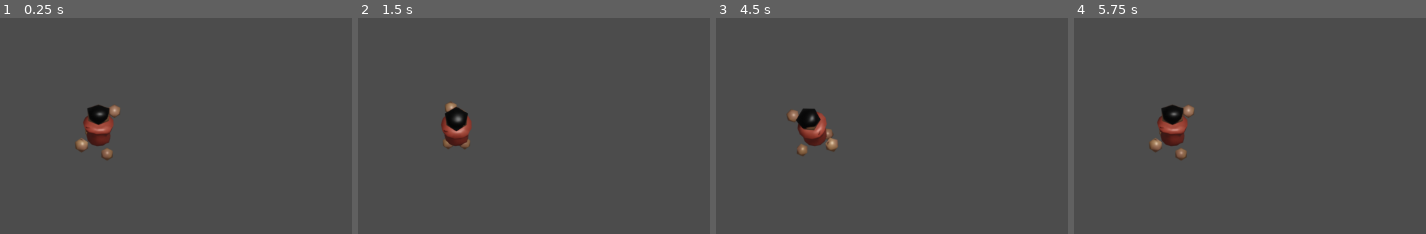
Above: before the commit, frames 1-4 (left to right).
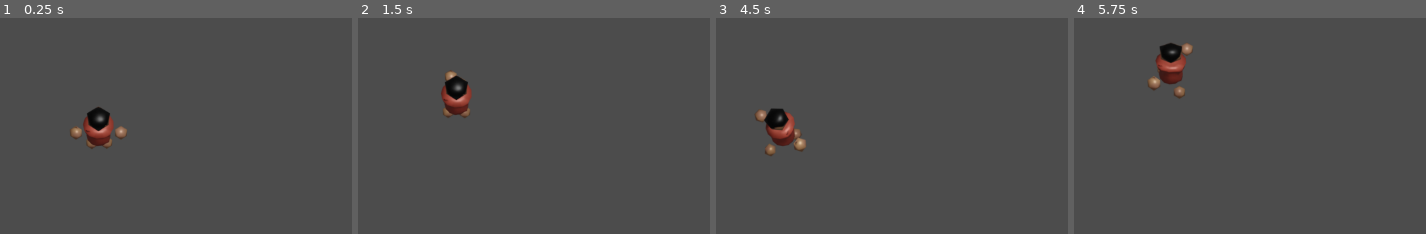
Above: after the commit, the same moments.

Repository: lewyche/Fish-Market-Simulator-2D
Game: Godot game, scene res://Nodes/Player.tscn
The game is run twice, just before and just after one commit, with the same random seed, the same clock (stepped at 60 frames per second) and the same inputs. This scene is started directly instead of the project's main scene.
Inputs (mouse positions are in pixels of both pictures, inside the frame that each line leads up to):
- Up to frame 1 (0.25 s): no input
- Up to frame 2 (1.5 s): tap Enter at 0.5 s; move the mouse to (498, 128) at 0.52 s; hold W (Up) from 0.53 s (still down); click (498, 128) at 0.6 s; move the mouse to (417, 132) at 1.27 s; right-click (417, 132) at 1.35 s
- Up to frame 3 (4.5 s): click (775, 132) at 1.55 s; move the mouse to (895, 30) at 2.02 s; release W (Up) at 2.03 s; hold D (Right) 2.03-2.78 s; click (895, 30) at 2.1 s; tap Space at 2.75, 4.25 s; move the mouse to (775, 221) at 2.77 s; hold W (Up) 2.78-3.53 s; tap P (open_market) at 2.85 s; click (775, 221) at 3.05 s; tap Enter at 3.5 s; move the mouse to (1053, 197) at 3.52 s; hold A (Left) from 3.53 s (still down); click (1053, 197) at 3.6 s; move the mouse to (outside the picture) at 4.27 s; right-click (outside the picture) at 4.35 s
- Up to frame 4 (5.75 s): click (outside the picture) at 4.55 s; move the mouse to (1183, 130) at 5.02 s; release A (Left) at 5.03 s; hold W (Up) from 5.03 s (still down); click (1183, 130) at 5.1 s

The runs differ from the first frame. In frame 1, 1.4% of the frame differs, in the area x 19-37%, y 40-66%; in frame 2, 2.4%; in frame 3, 3.1%; in frame 4, 3.3%, in the area x 21-35%, y 11-66%.

Commit message:
Working Camera

Diff:
--- /dev/null
+++ b/Assets/Scripts/Camera.gd
@@ -0,0 +1,7 @@
+extends Camera2D
+
+
+func _process(delta):
+
+	position.x = get_parent().position.x
+	position.y = get_parent().position.y
--- a/Assets/Scripts/Fish Market Panel.gd
+++ b/Assets/Scripts/Fish Market Panel.gd
@@ -21,7 +21,7 @@
 
 var curr_fish_name = ""
 
-onready var player = get_parent().get_parent().get_node("WorldCanvas").get_node("Player")
+onready var player = get_parent().get_parent().get_node("Player")
 onready var inventory = get_parent().get_node("Escape").get_node("Inventory")
 
 enum direction {
--- a/Assets/Scripts/Inventory.gd
+++ b/Assets/Scripts/Inventory.gd
@@ -1,7 +1,7 @@
 extends Control
 
 var menu_items : Array
-onready var player = get_node("/root/World/WorldCanvas/Player")
+onready var player = get_node("/root/World/Player")
 
 
 
--- a/Assets/Scripts/Player.gd
+++ b/Assets/Scripts/Player.gd
@@ -3,17 +3,15 @@
 
 var velocity = Vector2.ZERO
 export var speed = 50000
-export var direction : String = "UP"
+export var direction : String = "Up"
 export var money = 0
 
 
 onready var landing_rod = $FishingRod
-var mouse_offset = Vector2(0,0)
 
 var menu_open = false
 
 export var fishing = false
-
 
 onready var animation_player = $AnimationPlayer
 
@@ -34,7 +32,7 @@
 	if !GlobalVariables.gaming:
 		if Input.is_action_just_pressed("Punch") && fishing:
 
-			landing_rod.position = get_local_mouse_position() + mouse_offset
+			landing_rod.position = get_local_mouse_position()
 			landing_rod.check_for_water()
 
 	#Fishing
--- a/Assets/Scripts/Water.gd
+++ b/Assets/Scripts/Water.gd
@@ -1,6 +1,6 @@
 extends StaticBody2D
 
-onready var world = get_parent().get_parent()
+onready var world = get_parent()
 onready var player = get_parent().get_node("Player")
 onready var fish_data = world.get_node("Escape Menu").get_node("Fish Market Panel").get_node("FishData")
 
--- a/Nodes/Player.tscn
+++ b/Nodes/Player.tscn
@@ -1,6 +1,4 @@
-
-[gd_scene load_steps=31 format=2]
-
+[gd_scene load_steps=32 format=2]
 
 [ext_resource path="res://Assets/Textures/PlayerSpritesheet.png" type="Texture" id=1]
 [ext_resource path="res://Assets/Scripts/Player.gd" type="Script" id=2]
@@ -338,6 +336,7 @@
 
 [node name="Camera2D" type="Camera2D" parent="."]
 current = true
+smoothing_enabled = true
 
 [node name="Inventory" type="Node" parent="."]
 script = ExtResource( 3 )
--- a/Nodes/World.tscn
+++ b/Nodes/World.tscn
@@ -14,6 +14,14 @@
 
 [sub_resource type="RectangleShape2D" id=1]
 extents = Vector2( 1017.72, 998.962 )
+
+[sub_resource type="DynamicFont" id=6]
+outline_size = 2
+outline_color = Color( 0, 0, 0, 1 )
+font_data = ExtResource( 5 )
+
+[sub_resource type="Theme" id=7]
+default_font = SubResource( 6 )
 
 [sub_resource type="DynamicFont" id=2]
 size = 35
@@ -35,23 +43,20 @@
 [node name="World" type="Node2D"]
 script = ExtResource( 8 )
 
-[node name="WorldCanvas" type="CanvasLayer" parent="."]
+[node name="Player" parent="." instance=ExtResource( 1 )]
 
-[node name="Player" parent="WorldCanvas" instance=ExtResource( 1 )]
-position = Vector2( 1211, 754 )
-
-[node name="Pond" type="StaticBody2D" parent="WorldCanvas" groups=["Water"]]
+[node name="Pond" type="StaticBody2D" parent="." groups=["Water"]]
 modulate = Color( 0.462745, 0.784314, 1, 1 )
 self_modulate = Color( 0.282353, 0.984314, 0.803922, 1 )
-position = Vector2( 1210, 457 )
+position = Vector2( -2, -306 )
 scale = Vector2( 0.398438, 0.189697 )
 script = ExtResource( 11 )
 
-[node name="CollisionShape2D" type="CollisionShape2D" parent="WorldCanvas/Pond"]
+[node name="CollisionShape2D" type="CollisionShape2D" parent="Pond"]
 position = Vector2( -1.25488, 2.63574 )
 shape = SubResource( 1 )
 
-[node name="Sprite" type="Sprite" parent="WorldCanvas/Pond"]
+[node name="Sprite" type="Sprite" parent="Pond"]
 position = Vector2( 0, -21.1101 )
 texture = ExtResource( 10 )
 
@@ -65,11 +70,9 @@
 margin_right = 1547.0
 margin_bottom = 771.0
 size_flags_vertical = 1
-custom_colors/font_color = Color( 1, 0, 0, 1 )
+theme = SubResource( 7 )
+custom_colors/font_color = Color( 1, 1, 1, 1 )
 text = "LEFT CLICK NOW!!!"
-__meta__ = {
-"_edit_use_anchors_": false
-}
 
 [node name="Fish Market Panel" parent="Escape Menu" instance=ExtResource( 7 )]
 visible = false
Not shown: 1 places in Nodes/World.tscn that only renumber resources
